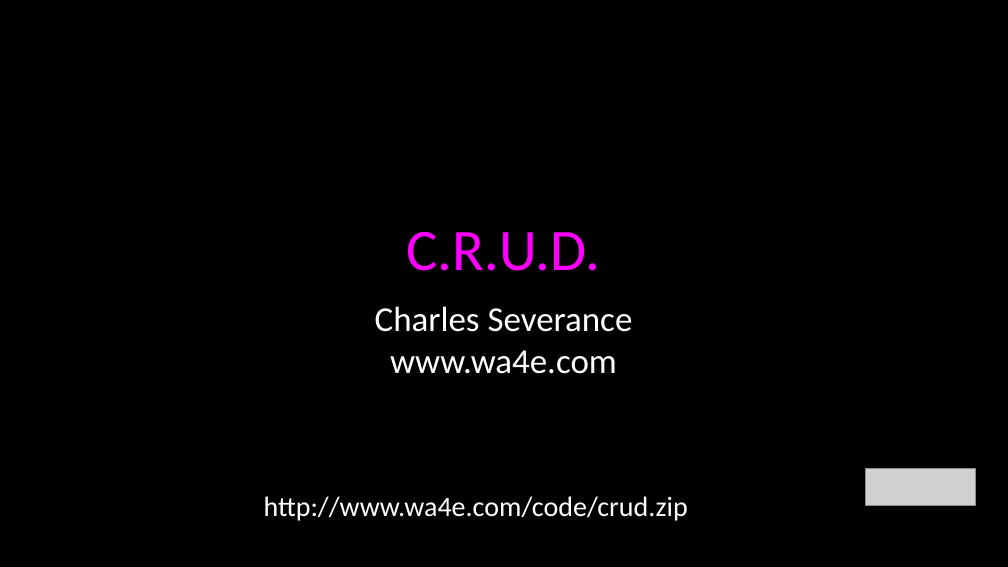
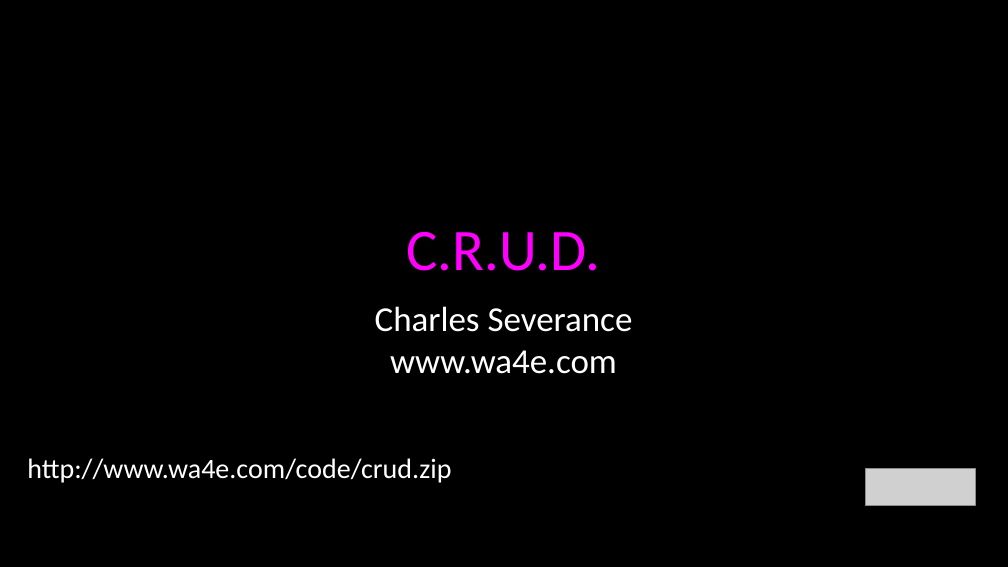
Before and after one commit to csev/wa4e, a slide deck: slide 1 of lectures/PHP-08-CRUD.ppt. Drawn at 1008x567 pixels with LibreOffice and Linux fonts; fonts in the diff are those of the drawing; grey boxes stand for pictures. Boxes give left, top, right and bottom in pixels: in the first picture for what was removed or moved away, otherwise in the second. Text is boxed around its words. In the diff, an @@ line names an element or a change of style, - is before the commit and + after.

```diff
--- a/lectures/PHP-08-CRUD.ppt
+++ b/lectures/PHP-08-CRUD.ppt
@@ text "http://www.wa4e.com/code/crud.zip": place and size @@
-text "http://www.wa4e.com/code/crud.zip" at (264, 496, 688, 521)
+text "http://www.wa4e.com/code/crud.zip" at (27, 458, 451, 483)
```
Also in this commit, not shown: 16 other slides changed, 2 other files.
